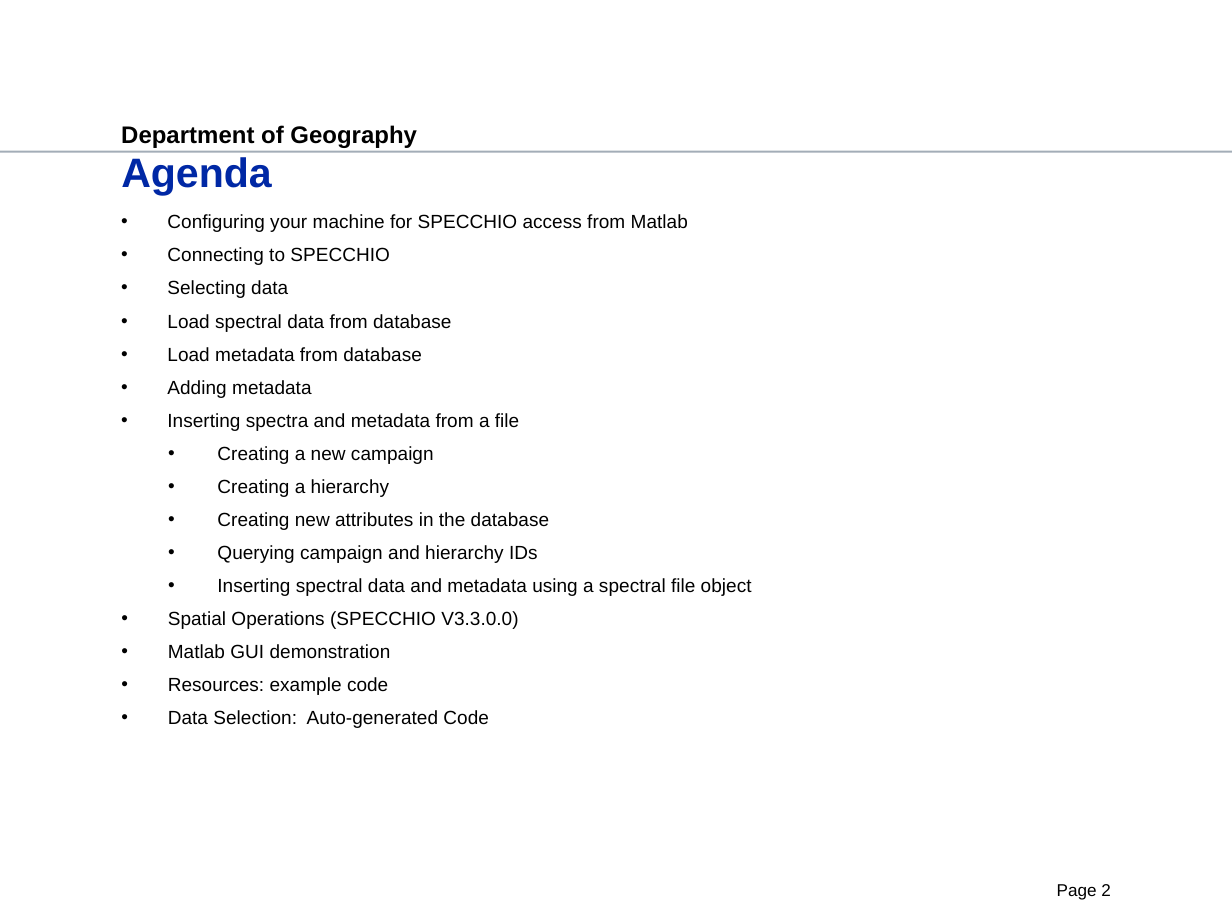
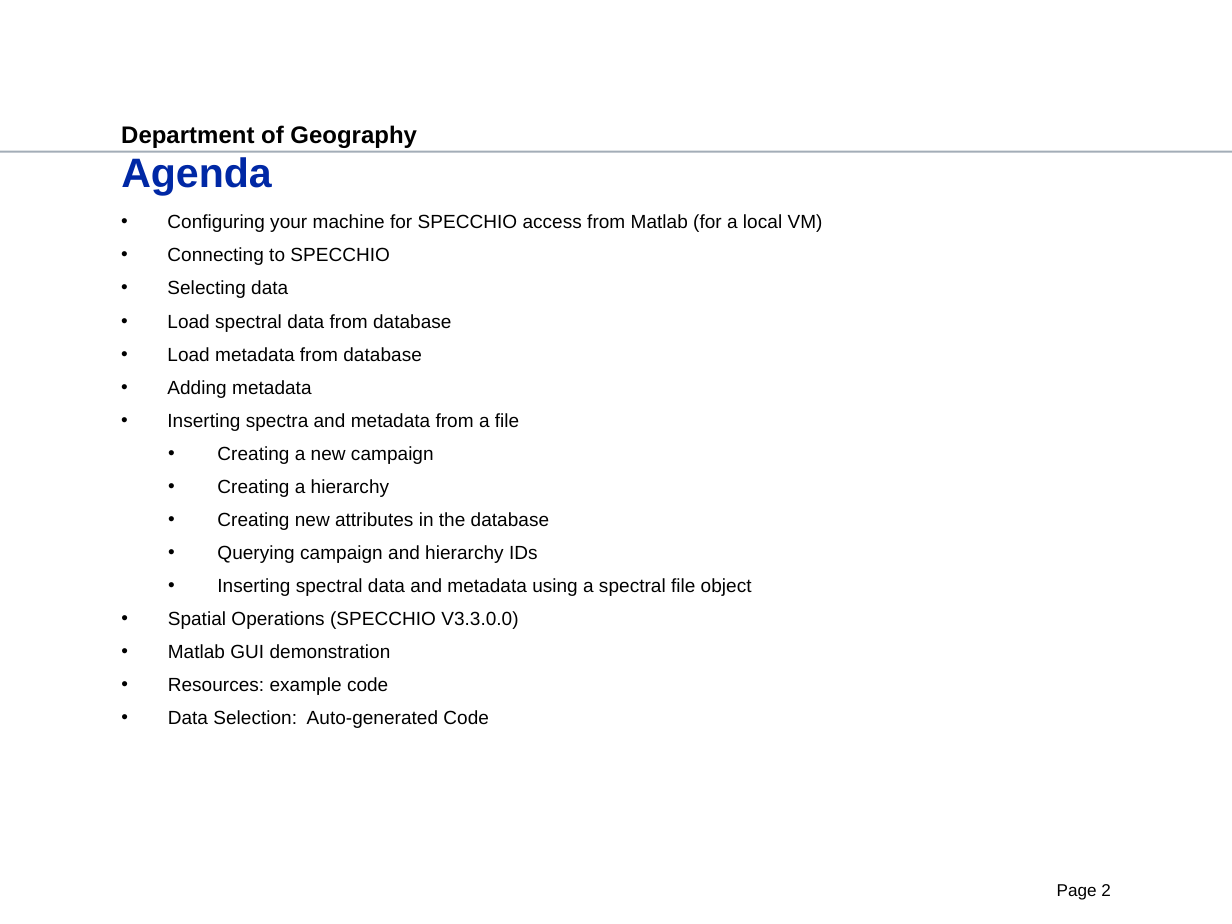
Before and after one commit to SPECCHIODB/Guides, a slide deck: slide 2 of Programming Course/Matlab_accessing_SPECCHIO.ppt. Drawn at 1232x924 pixels with LibreOffice and Linux fonts; fonts in the diff are those of the drawing; background and template pictures are left out. Boxes give left, top, right and bottom in pixels: in the first picture for what was removed or moved away, otherwise in the second. Text is boxed around its words. In the diff, an @@ line names an element or a change of style, - is before the commit and + after.

Commit message:
Database connection updates for Matlab access (HTTP port 8080)

```diff
--- a/Programming Course/Matlab_accessing_SPECCHIO.ppt
+++ b/Programming Course/Matlab_accessing_SPECCHIO.ppt
@@ text at [167,214,823,232]: text changed @@
-• Configuring your machine for SPECCHIO access from Matlab
+• Configuring your machine for SPECCHIO access from Matlab (for a local VM)
```
Also in this commit, not shown: 1 other slide changed, 1 slide added, 1 other file.
